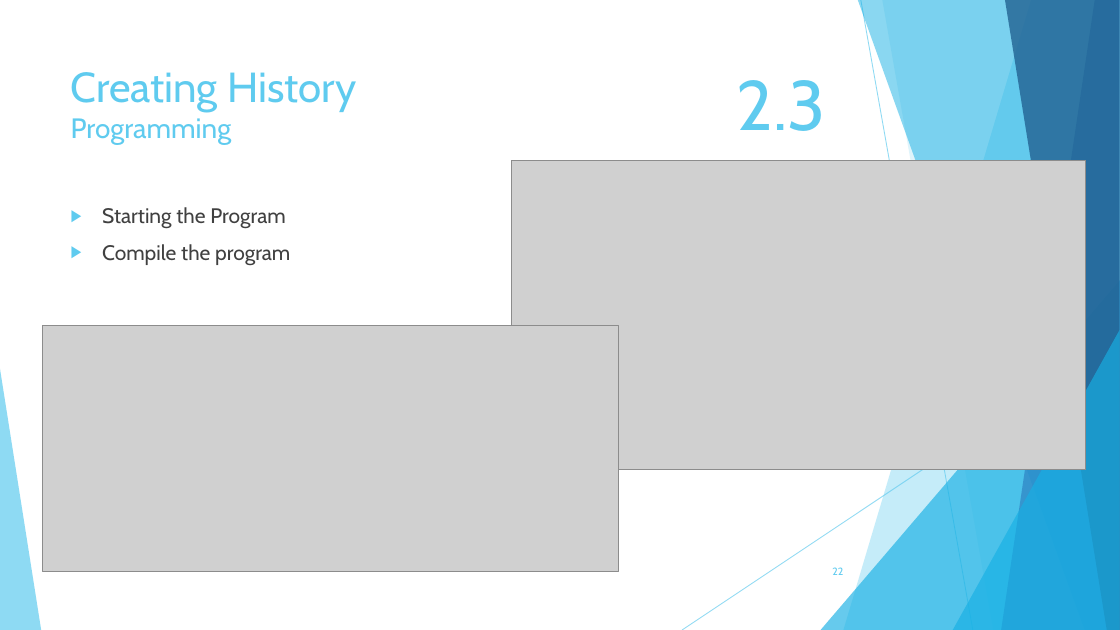
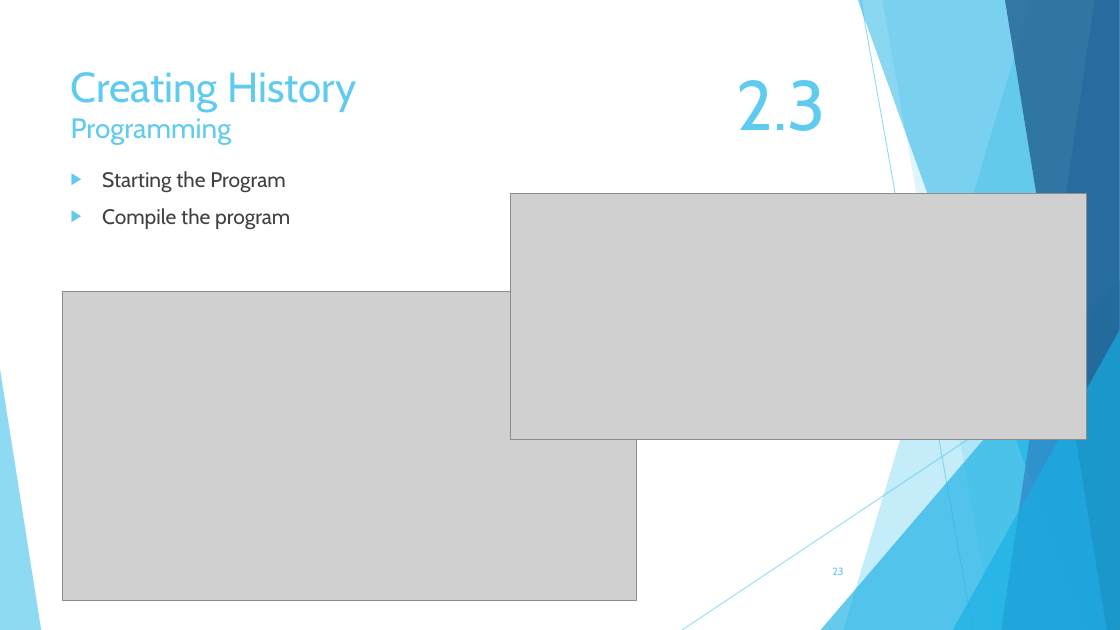
Before and after one commit to TechplexEngineer/GitCheatSheet, a slide deck: slide 23 of ppt/Getting started with GIT.pptx (slide 22 before the commit). Drawn at 1120x630 pixels with LibreOffice and Linux fonts; fonts in the diff are those of the drawing; grey boxes stand for pictures. Boxes give left, top, right and bottom in pixels: in the first picture for what was removed or moved away, otherwise in the second. Text is boxed around its words. In the diff, an @@ line names an element or a change of style, - is before the commit and + after.

```diff
--- a/ppt/Getting started with GIT.pptx
+++ b/ppt/Getting started with GIT.pptx
@@ text "Starting the Program" moved from (x1=102, y1=207, x2=290, y2=265) to (x1=102, y1=171, x2=290, y2=229) @@
@@ picture removed at (x1=512, y1=160, x2=1086, y2=470) @@
@@ picture moved from (x1=43, y1=326, x2=618, y2=572) to (x1=511, y1=193, x2=1086, y2=439) @@
@@ picture added at (x1=62, y1=292, x2=636, y2=601) @@
```
Also in this commit, not shown: 19 other slides changed, 6 slides added, 3 slides removed, 21 other files.
